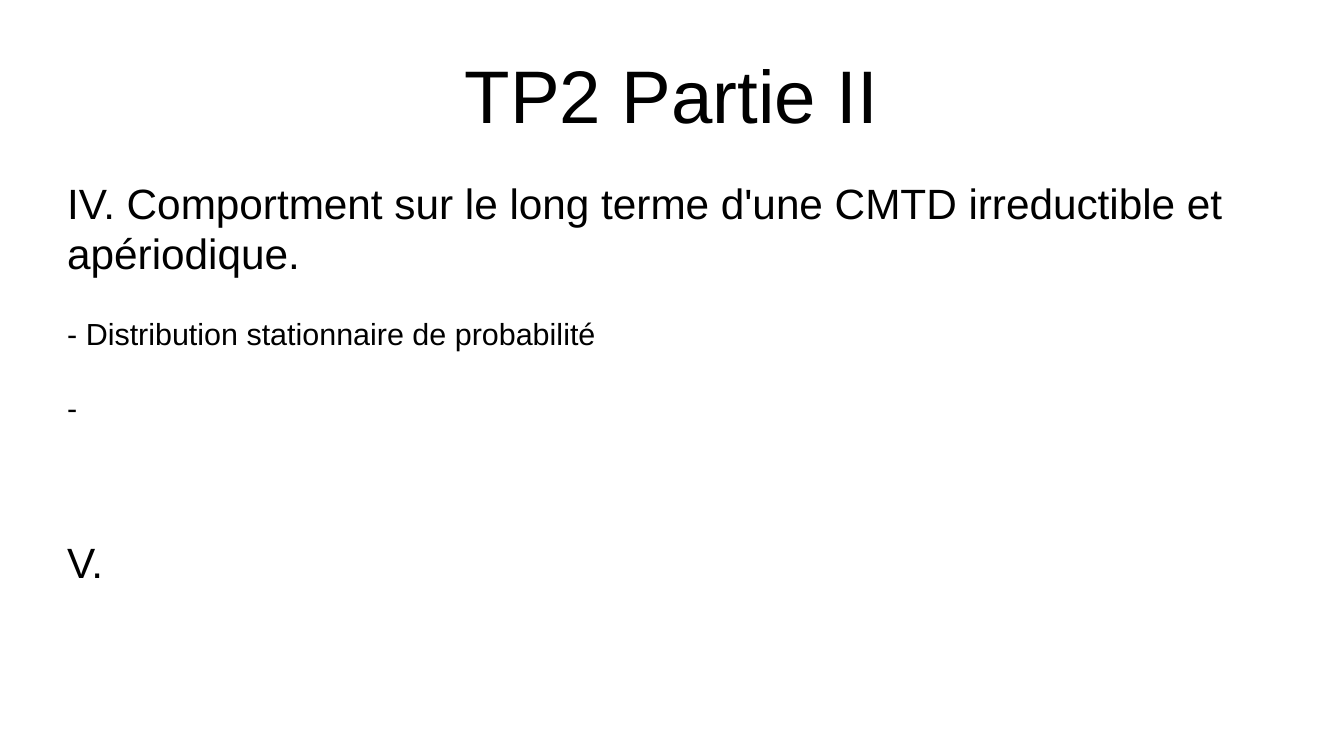
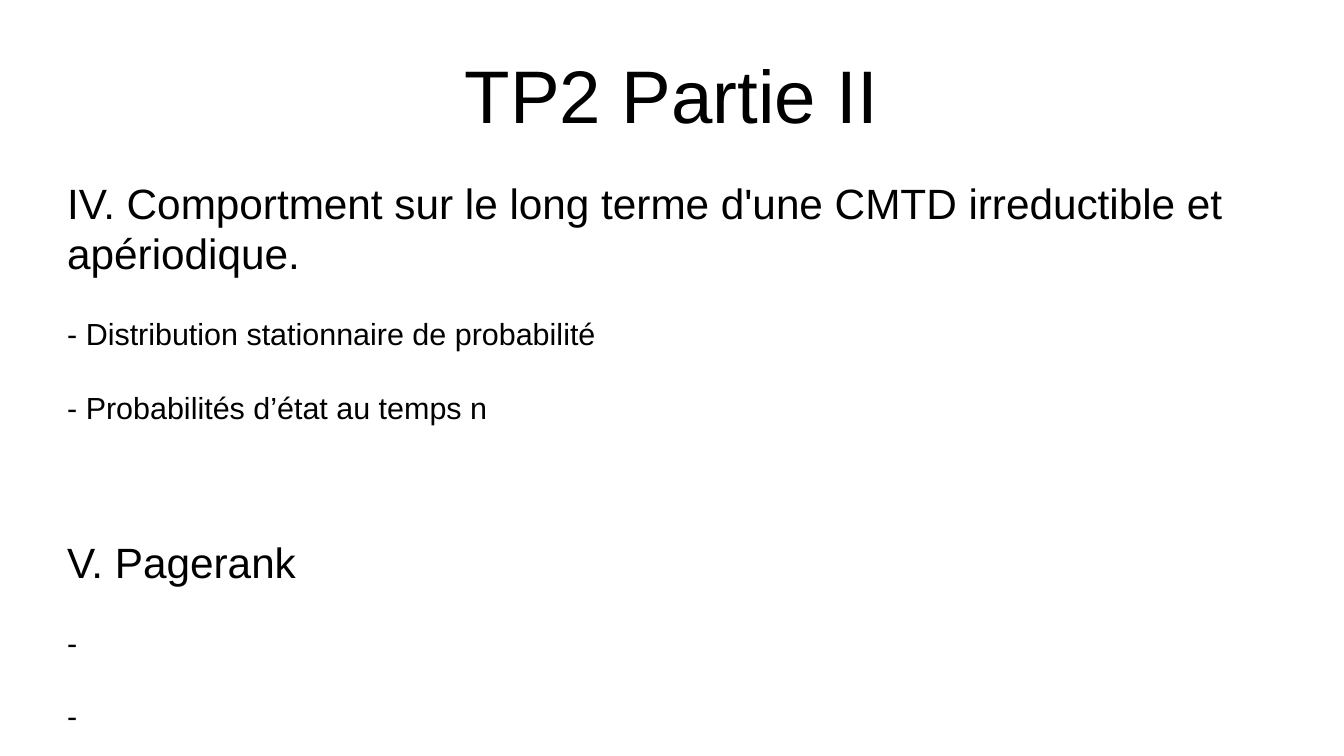
Before and after one commit to WIDEROZ/ESISAR-3A, a slide deck: slide 1 of Mathématiques/Oral/TP2_45 5min.odp. Drawn at 1344x756 pixels with LibreOffice and Linux fonts; fonts in the diff are those of the drawing. Boxes give left, top, right and bottom in pixels: in the first picture for what was removed or moved away, otherwise in the second. Text is boxed around its words. In the diff, an @@ line names an element or a change of style, - is before the commit and + after.

```diff
--- a/Mathématiques/Oral/TP2_45 5min.odp
+++ b/Mathématiques/Oral/TP2_45 5min.odp
@@ subtitle at box(67, 396, 487, 586): paragraphs added @@
+- Probabilités d’état au temps n
+V. Pagerank
```
Also in this commit, not shown: 1 other slide changed, 2 slides added, 3 other files.
